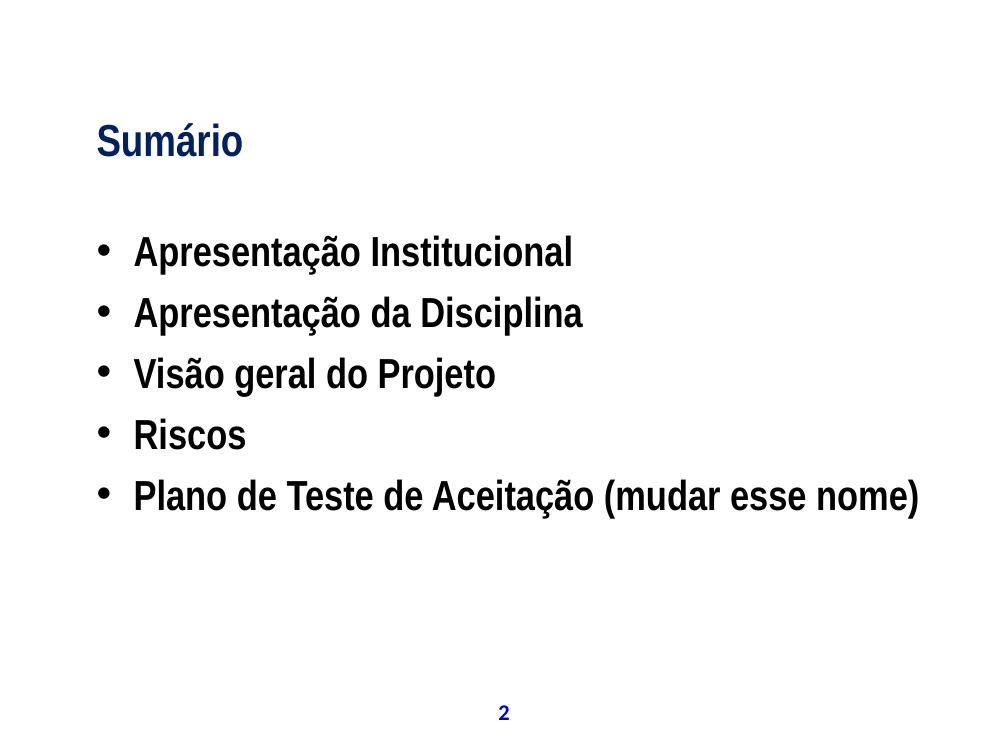
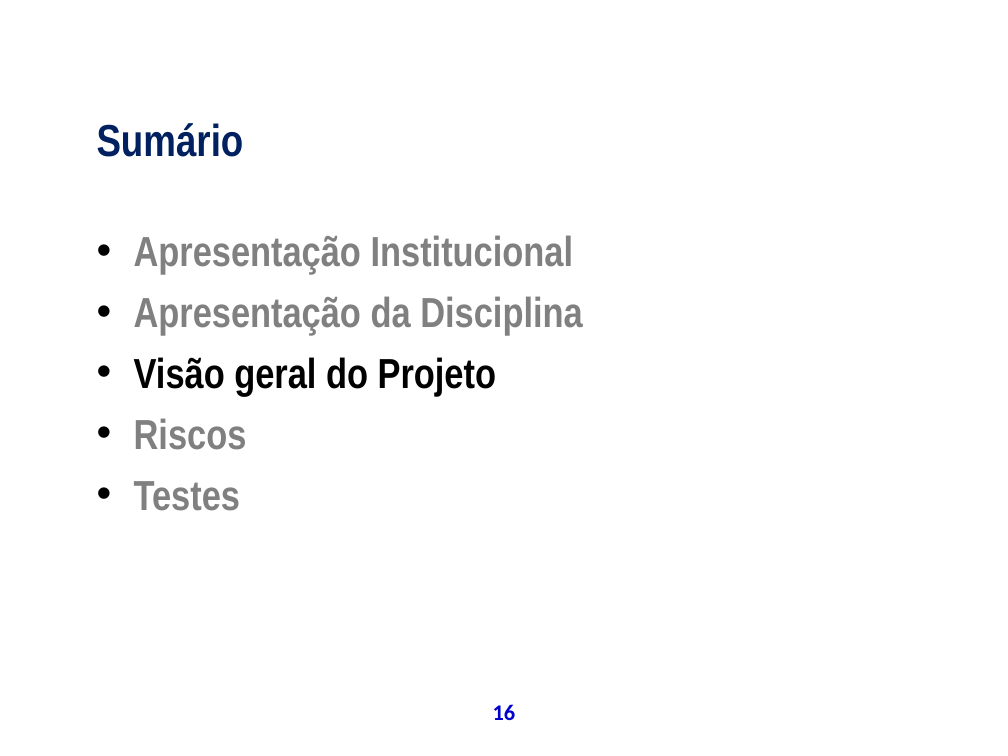
Before and after one commit to theoziran/sislodim, a slide deck: slide 16 of documentos/ProjetoPSA/Apresentação Final.ppt (slide 2 before the commit). Drawn at 1008x756 pixels with LibreOffice and Linux fonts; fonts in the diff are those of the drawing; background and template pictures are left out. Boxes give left, top, right and bottom in pixels: in the first picture for what was removed or moved away, otherwise in the second. Text is boxed around its words. In the diff, an @@ line names an element or a change of style, - is before the commit and + after.

```diff
--- a/documentos/ProjetoPSA/Apresentação Final.ppt
+++ b/documentos/ProjetoPSA/Apresentação Final.ppt
@@ text at [134,235,583,450]: text colour #000000 to #808080 in "Apresentação Institucional", "Apresentação da Disciplina", "Riscos" @@
@@ text at [134,481,240,511]: text changed; text colour #000000 to #808080 @@
-• Plano de Teste de Aceitação (mudar esse nome)
+• Testes
@@ page number at [493,704,516,720]: text changed @@
-2
+16
```
Also in this commit, not shown: 20 other slides changed, 12 slides added, 2 slides removed.
